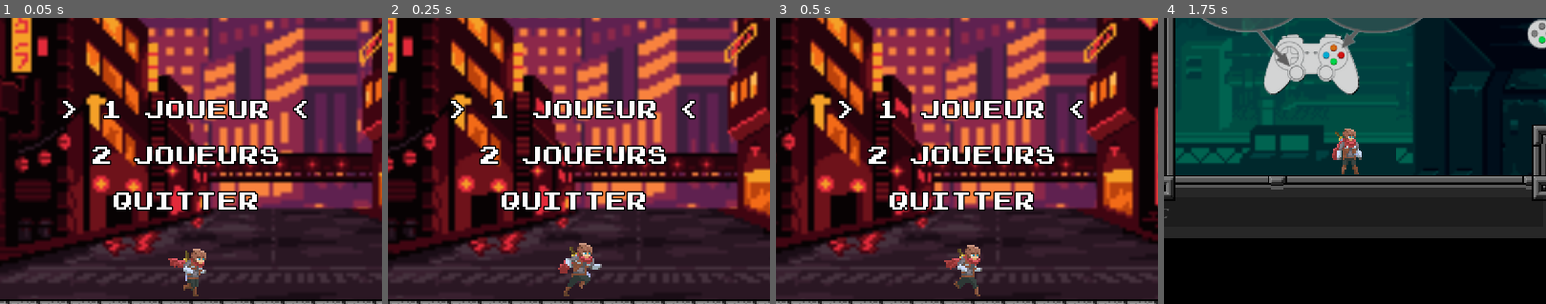
Above: before the commit, frames 1-4 (left to right).
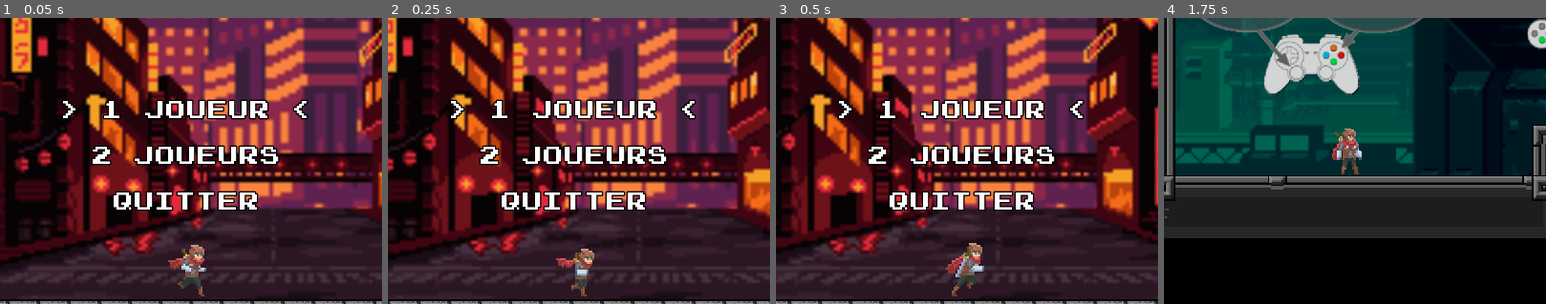
Above: after the commit, the same moments.

Repository: J-Vernay/wonderjam-hiver2021
Game: Godot game, scene res://TestZone/Menu.tscn
The game is run twice, just before and just after one commit, with the same random seed, the same clock (stepped at 60 frames per second) and the same inputs. The engine's default icon, where the game draws it, is replaced by a stand-in: a white triangle on a blue panel in a dark square.
Inputs:
- Up to frame 1 (0.05 s): no input
- Up to frame 2 (0.25 s): no input
- Up to frame 3 (0.5 s): no input
- Up to frame 4 (1.75 s): tap Enter (ui_accept) at 0.5, 0.77, 1.07, 1.52, 1.55 s; hold Down (Down2) 0.53-1.28 s; hold Z (Up1) from 0.53 s (still down); tap Up (Up2) at 0.8, 1.35 s
The pictures show only the part of the screen within x 26-76%, y 36-86%; the shares and areas given below are measured in that part.

The runs differ from the first frame. In frame 1, 0.8% of the frame differs, in the area x 44-54%, y 79-98%; in frame 2, 1.0%, in the area x 44-56%, y 78-98%; in frame 3, 0.8%; in frame 4, nothing differs.

Commit message:
Mise en place de la pause

Diff:
--- a/Levels/AllLevels.gd
+++ b/Levels/AllLevels.gd
@@ -88,7 +88,6 @@
 	$Timer.start()
 
 
-
 ###### LOGIC FOR MULTIPLAYER
 
 export var playerNumber = 1
--- a/Levels/LevelBase.gd
+++ b/Levels/LevelBase.gd
@@ -40,6 +40,9 @@
 
 func goto_checkpoint(name):
 	update_checkpoint(null,name)
+	goto_last_checkpoint()
+
+func goto_last_checkpoint():
 	_player.get_node("Camera2D").smoothing_enabled = false
 	_player.position = _current_checkpoint.position
 
--- a/TestZone/MainScene.gd
+++ b/TestZone/MainScene.gd
@@ -12,3 +12,25 @@
 func one_player_only():
 	$VBoxContainer/ViewportContainer2.queue_free()
 	$VBoxContainer/ViewportContainer/Viewport1/AllLevels1.one_player_only()
+	$PauseMenu.Choices = ["Continuer", "Reset Joueur 1", "QUITTER"]
+
+
+var pauseGame = false
+func _process(delta):
+	if(Input.is_action_just_pressed("Pause")):
+		pauseGame = !pauseGame
+		$VBoxContainer.get_tree().paused = pauseGame
+		$PauseMenu.setPause(pauseGame)
+
+func stopPause():
+	pauseGame = false
+	$VBoxContainer.get_tree().paused = pauseGame
+	$PauseMenu.setPause(pauseGame)
+
+func resetJoueur1():
+	$VBoxContainer/ViewportContainer/Viewport1/AllLevels1._curr_scene_instance.goto_last_checkpoint()
+	stopPause()
+
+func resetJoueur2():
+	$VBoxContainer/ViewportContainer2/Viewport2/AllLevels2._curr_scene_instance.goto_last_checkpoint()
+	stopPause()
--- a/TestZone/MainScene.tscn
+++ b/TestZone/MainScene.tscn
@@ -1,10 +1,24 @@
-[gd_scene load_steps=4 format=2]
+[gd_scene load_steps=9 format=2]
 
 [ext_resource path="res://Levels/AllLevels.tscn" type="PackedScene" id=1]
 [ext_resource path="res://Sounds/Cyberpunk City.ogg" type="AudioStream" id=2]
 [ext_resource path="res://TestZone/MainScene.gd" type="Script" id=3]
+[ext_resource path="res://Graphics/joystix monospace.ttf" type="DynamicFontData" id=4]
+[ext_resource path="res://TestZone/PauseMenu.gd" type="Script" id=5]
+[ext_resource path="res://Sounds/cyberpunk-street.ogg" type="AudioStream" id=6]
+
+[sub_resource type="DynamicFont" id=2]
+size = 40
+outline_size = 2
+outline_color = Color( 0, 0, 0, 1 )
+extra_spacing_bottom = 20
+font_data = ExtResource( 4 )
+
+[sub_resource type="StyleBoxFlat" id=3]
+bg_color = Color( 0, 0, 0, 0.470588 )
 
 [node name="MainScene" type="Node"]
+pause_mode = 2
 script = ExtResource( 3 )
 
 [node name="ColorRect" type="ColorRect" parent="."]
@@ -16,6 +30,7 @@
 }
 
 [node name="VBoxContainer" type="VBoxContainer" parent="."]
+pause_mode = 1
 anchor_right = 1.0
 anchor_bottom = 1.0
 custom_constants/separation = 10
@@ -57,3 +72,51 @@
 stream = ExtResource( 2 )
 volume_db = -80.0
 autoplay = true
+
+[node name="PauseMenu" type="Node2D" parent="."]
+pause_mode = 2
+script = ExtResource( 5 )
+
+[node name="LabelModel" type="Label" parent="PauseMenu"]
+margin_left = -514.0
+margin_top = 122.0
+margin_right = -64.0
+margin_bottom = 222.0
+custom_fonts/font = SubResource( 2 )
+text = "1 JOUEUR"
+align = 1
+valign = 1
+__meta__ = {
+"_edit_use_anchors_": false
+}
+
+[node name="AudioStreamPlayer" type="AudioStreamPlayer" parent="PauseMenu"]
+stream = ExtResource( 6 )
+volume_db = -15.0
+autoplay = true
+
+[node name="CanvasLayer" type="CanvasLayer" parent="PauseMenu"]
+layer = -1
+
+[node name="Panel" type="Panel" parent="PauseMenu/CanvasLayer"]
+anchor_right = 1.0
+anchor_bottom = 1.0
+custom_styles/panel = SubResource( 3 )
+__meta__ = {
+"_edit_use_anchors_": false
+}
+
+[node name="Root" type="CenterContainer" parent="PauseMenu/CanvasLayer"]
+margin_top = 300.0
+margin_right = 1200.0
+margin_bottom = 800.0
+__meta__ = {
+"_edit_use_anchors_": false
+}
+
+[node name="Choices" type="VBoxContainer" parent="PauseMenu/CanvasLayer/Root"]
+margin_left = 600.0
+margin_top = 250.0
+margin_right = 600.0
+margin_bottom = 250.0
+alignment = 1
--- a/TestZone/Menu.tscn
+++ b/TestZone/Menu.tscn
@@ -64,7 +64,7 @@
 position = Vector2( 600, 712 )
 scale = Vector2( 3, 3 )
 frames = SubResource( 1 )
-frame = 2
+frame = 4
 playing = true
 
 [node name="Root" type="CenterContainer" parent="."]
--- /dev/null
+++ b/TestZone/PauseMenu.gd
@@ -0,0 +1,63 @@
+extends Node
+
+
+var Choices = [
+	"Continuer",
+	"Reset Joueur 1",
+	"Reset Joueur 2",
+	"QUITTER",
+]
+
+
+var current_selected := 0
+
+# Called when the node enters the scene tree for the first time.
+func _ready():
+	for i in Choices.size():
+		$CanvasLayer/Root/Choices.add_child($LabelModel.duplicate())
+	_redraw_menu()
+
+
+
+func _redraw_menu():
+	var labels = $CanvasLayer/Root/Choices
+	for i in Choices.size():
+		if i == current_selected:
+			labels.get_child(i).text = "> " + Choices[i] + " <"
+		else:
+			labels.get_child(i).text = Choices[i]
+
+var cooldown = 0
+
+# Called every frame. 'delta' is the elapsed time since the previous frame.
+func _process(delta):
+	if(!isPaused):
+		return
+	var up = Input.is_action_pressed("Up2") or Input.is_action_pressed("Up1")
+	var down = Input.is_action_pressed("Down2") or Input.is_action_pressed("Down1")
+
+	if not (up or down):
+		cooldown = 0
+	if cooldown > 0:
+		cooldown -= delta
+	else:
+		var dir = int(down) - int(up)
+		if dir != 0:
+			current_selected = posmod(current_selected + dir, Choices.size())
+			cooldown = 0.3
+			_redraw_menu()
+		elif Input.is_action_pressed("ui_accept"):
+			match Choices[current_selected]:
+				"Continuer":
+					get_parent().stopPause()
+				"Reset Joueur 1":
+					get_parent().resetJoueur1()
+				"Reset Joueur 2":
+					get_parent().resetJoueur2()
+				"QUITTER":
+					get_tree().quit()
+
+var isPaused = false
+func setPause(pause):
+	isPaused = pause
+	$CanvasLayer.layer = -int(!pause)
--- a/project.godot
+++ b/project.godot
@@ -143,6 +143,12 @@
 , Object(InputEventJoypadButton,"resource_local_to_scene":false,"resource_name":"","device":0,"button_index":3,"pressure":0.0,"pressed":false,"script":null)
  ]
 }
+Pause={
+"deadzone": 0.5,
+"events": [ Object(InputEventKey,"resource_local_to_scene":false,"resource_name":"","device":0,"alt":false,"shift":false,"control":false,"meta":false,"command":false,"pressed":false,"scancode":16777217,"unicode":0,"echo":false,"script":null)
+, Object(InputEventJoypadButton,"resource_local_to_scene":false,"resource_name":"","device":-1,"button_index":11,"pressure":0.0,"pressed":false,"script":null)
+ ]
+}
 
 [layer_names]
 
